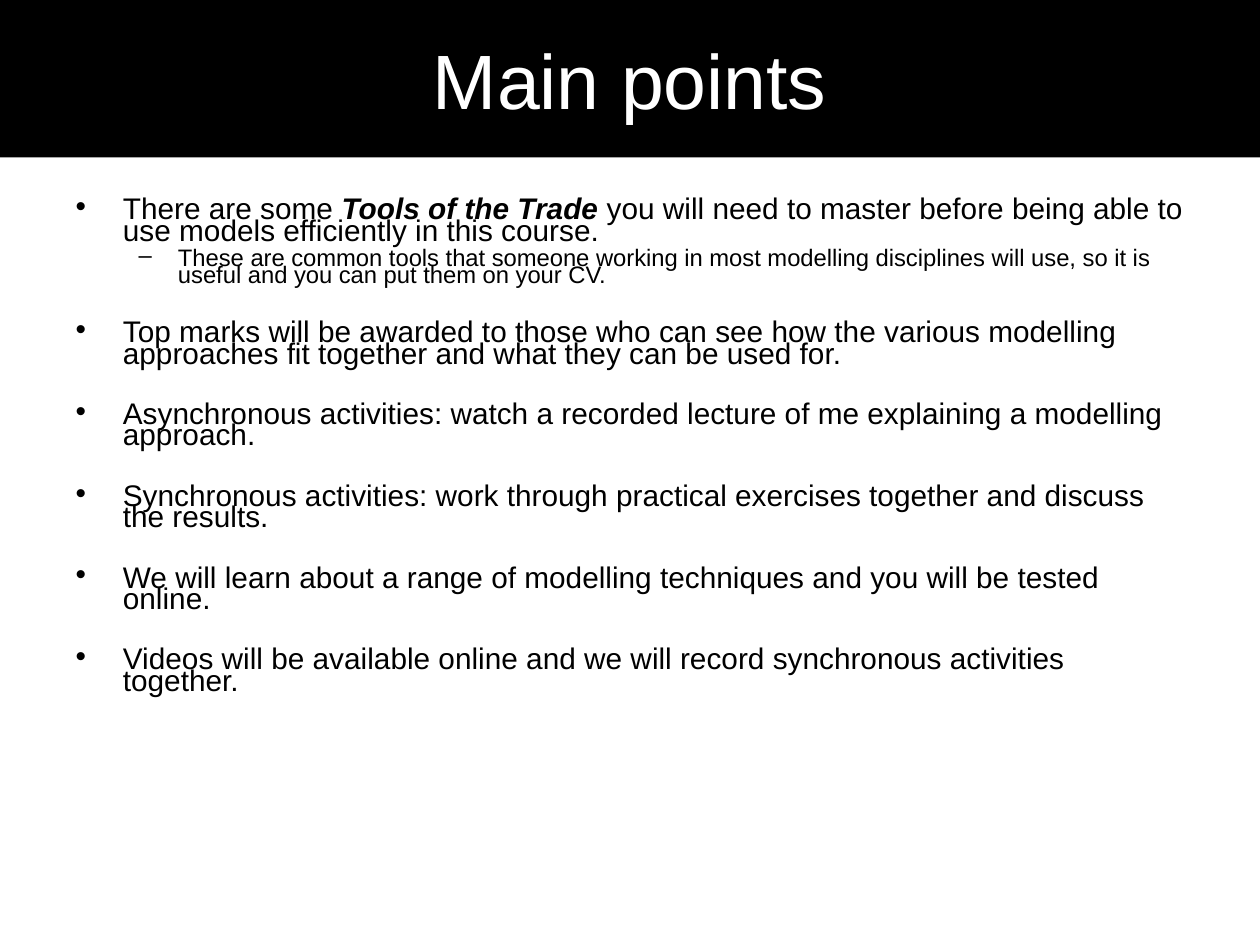
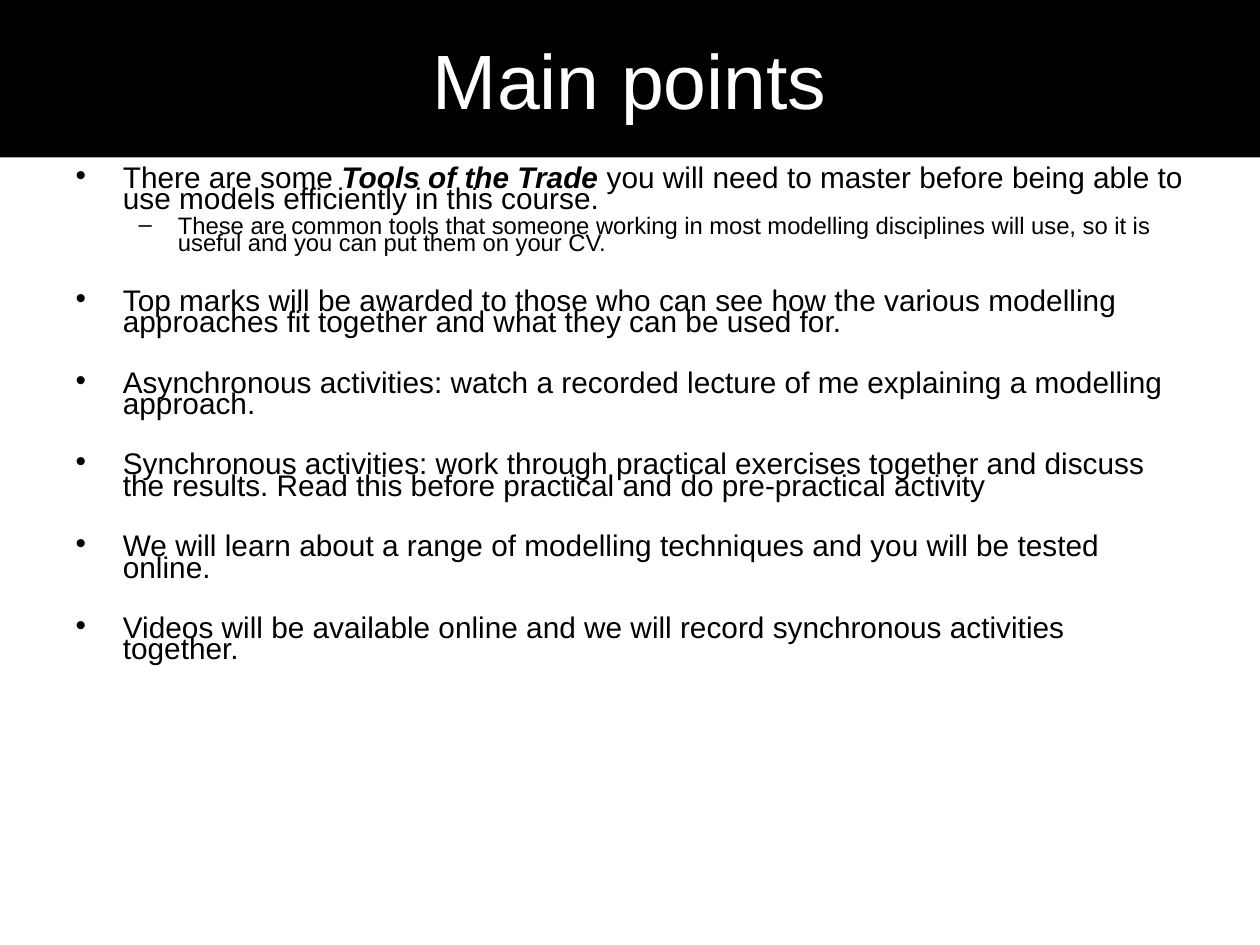
Before and after one commit to UoM-maul1609/paul.connolly.webpages, a slide deck: slide 13 of teaching/eart60071/materials/eart60071_lecture1_asynchronous.ppt (slide 14 before the commit). Drawn at 1260x945 pixels with LibreOffice and Linux fonts; fonts in the diff are those of the drawing. Boxes give left, top, right and bottom in pixels: in the first picture for what was removed or moved away, otherwise in the second. Text is boxed around its words. In the diff, an @@ line names an element or a change of style, - is before the commit and + after.

```diff
--- a/teaching/eart60071/materials/eart60071_lecture1_asynchronous.ppt
+++ b/teaching/eart60071/materials/eart60071_lecture1_asynchronous.ppt
@@ text "There are some Tools of ...": place and size @@
-text "There are some Tools of ..." at [123,197,1183,696]
+text "There are some Tools of ..." at [123,166,1183,665]
@@ text at [123,452,1144,501]: text changed @@
-• Synchronous activities: work through practical exercises together and discuss the results.
+• Synchronous activities: work through practical exercises together and discuss the results. Read this before practical and do pre-practical activity
```
Also in this commit, not shown: 5 other slides changed, 1 slide added, 2 slides removed, 1 other file.
